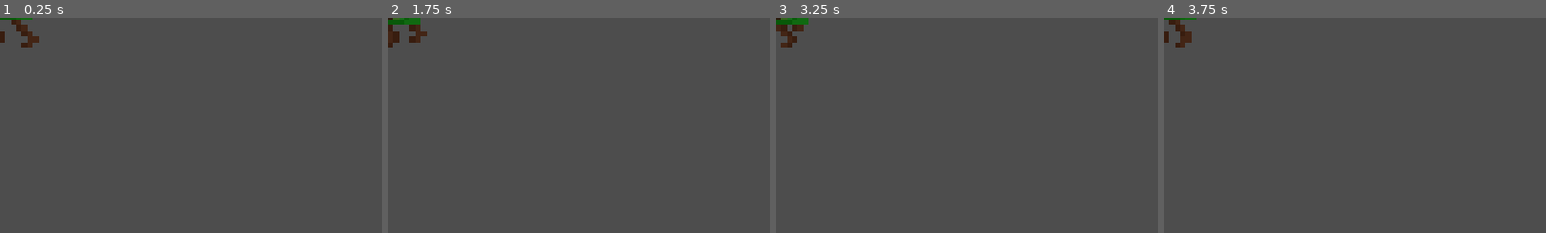
Above: before the commit, frames 1-4 (left to right).
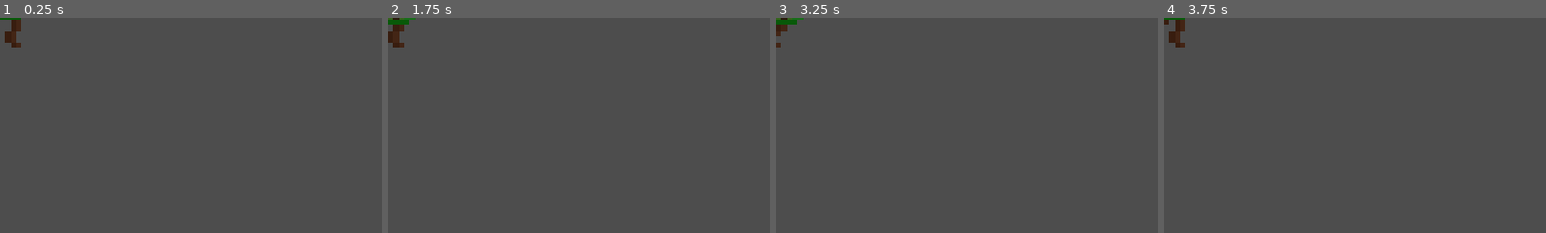
Above: after the commit, the same moments.

Repository: VentsislavPeev/gamejam-2026
Game: Godot game, scene res://src/actors/giant_enemy_bush.tscn
Same seed, same stepped clock (60 frames per second), same inputs: the game is played once before the commit and once after it. This scene is started directly instead of the project's main scene.
Inputs (mouse positions are % of the whole screen's width and height, from its top left):
- Up to frame 1 (0.25 s): no input
- Up to frame 2 (1.75 s): move the mouse to (72, 45) at 0.52 s; hold D (move_right) 0.53-1.28 s; right-click (72, 45) at 0.6 s; click (72, 45) at 0.67 s; move the mouse to (30, 55) at 1.27 s; hold S (move_down) from 1.28 s (still down); tap Space (shoot) at 1.35 s
- Up to frame 3 (3.25 s): move the mouse to (60, 28) at 2.02 s; release S (move_down) at 2.03 s; hold D (move_right) 2.03-2.78 s; right-click (60, 28) at 2.1 s; move the mouse to (45, 70) at 2.77 s; hold W (move_up) from 2.78 s (still down); tap Space (shoot) at 2.85 s; click (45, 70) at 2.92 s
- Up to frame 4 (3.75 s): move the mouse to (80, 65) at 3.52 s; release W (move_up) at 3.53 s; hold A (move_left) from 3.53 s (still down); right-click (80, 65) at 3.6 s
The pictures show only the part of the screen within x 0-50%, y 0-50%; the shares and areas given below are measured in that part.

The runs differ from the first frame. In frame 1, 0.6% of the frame differs, in the area x 0-11%, y 0-14%; in frame 2, 0.6%; in frame 3, 0.5%; in frame 4, 0.5%.
Error in both runs: Invalid access to property or key 'global_position' on a base object of type 'null instance'. (res://src/actors/enemy.gd:30)

Commit message:
Testing (#20)
* switched arrows and fixed death

* fixes

* fixes

* balances

* fixed bugs

Diff:
--- a/src/actors/enemy.tscn
+++ b/src/actors/enemy.tscn
@@ -197,8 +197,8 @@
 position = Vector2(12, -36.000008)
 scale = Vector2(6.546875, 6.546875)
 sprite_frames = SubResource("SpriteFrames_xwthg")
-animation = &"death"
 autoplay = "default"
+flip_h = true
 
 [node name="EnemyKill" type="AudioStreamPlayer" parent="AnimatedSprite2D" unique_id=1028411505]
 unique_name_in_owner = true
--- a/src/actors/enemy_blob.tscn
+++ b/src/actors/enemy_blob.tscn
@@ -201,6 +201,7 @@
 sprite_frames = SubResource("SpriteFrames_xwthg")
 animation = &"burning"
 autoplay = "default"
+flip_h = true
 
 [node name="EnemyKill" type="AudioStreamPlayer" parent="AnimatedSprite2D" unique_id=7807784]
 unique_name_in_owner = true
--- a/src/actors/enemy_bush.tscn
+++ b/src/actors/enemy_bush.tscn
@@ -188,6 +188,7 @@
 sprite_frames = SubResource("SpriteFrames_xwthg")
 animation = &"death"
 autoplay = "default"
+flip_h = true
 
 [node name="EnemyKill" type="AudioStreamPlayer" parent="AnimatedSprite2D" unique_id=1281215791]
 unique_name_in_owner = true
--- a/src/actors/enemy_tree.tscn
+++ b/src/actors/enemy_tree.tscn
@@ -158,6 +158,7 @@
 sprite_frames = SubResource("SpriteFrames_xwthg")
 animation = &"death"
 autoplay = "default"
+flip_h = true
 
 [node name="EnemyKill" type="AudioStreamPlayer" parent="AnimatedSprite2D" unique_id=1790615383]
 unique_name_in_owner = true
--- a/src/actors/giant_enemy_bush.tscn
+++ b/src/actors/giant_enemy_bush.tscn
@@ -188,6 +188,7 @@
 sprite_frames = SubResource("SpriteFrames_w6cl0")
 animation = &"death"
 autoplay = "default"
+flip_h = true
 
 [node name="EnemyKill" type="AudioStreamPlayer" parent="AnimatedSprite2D" unique_id=1234708563]
 unique_name_in_owner = true
--- a/src/actors/giant_enemy_trees.tscn
+++ b/src/actors/giant_enemy_trees.tscn
@@ -160,6 +160,7 @@
 sprite_frames = SubResource("SpriteFrames_xwthg")
 animation = &"death"
 autoplay = "default"
+flip_h = true
 
 [node name="EnemyKill" type="AudioStreamPlayer" parent="AnimatedSprite2D" unique_id=1340830580]
 unique_name_in_owner = true
--- a/src/actors/player.tscn
+++ b/src/actors/player.tscn
@@ -441,11 +441,11 @@
 debug_color = Color(0.9969434, 0, 0.18584156, 0.41960785)
 
 [node name="ItemDuration" type="Timer" parent="." unique_id=1528901738]
-wait_time = 5.0
+wait_time = 7.0
 one_shot = true
 
 [node name="ItemDuration2" type="Timer" parent="." unique_id=1241267615]
-wait_time = 5.0
+wait_time = 7.0
 one_shot = true
 
 [node name="lvlup" type="AnimatedSprite2D" parent="." unique_id=1396152587]
